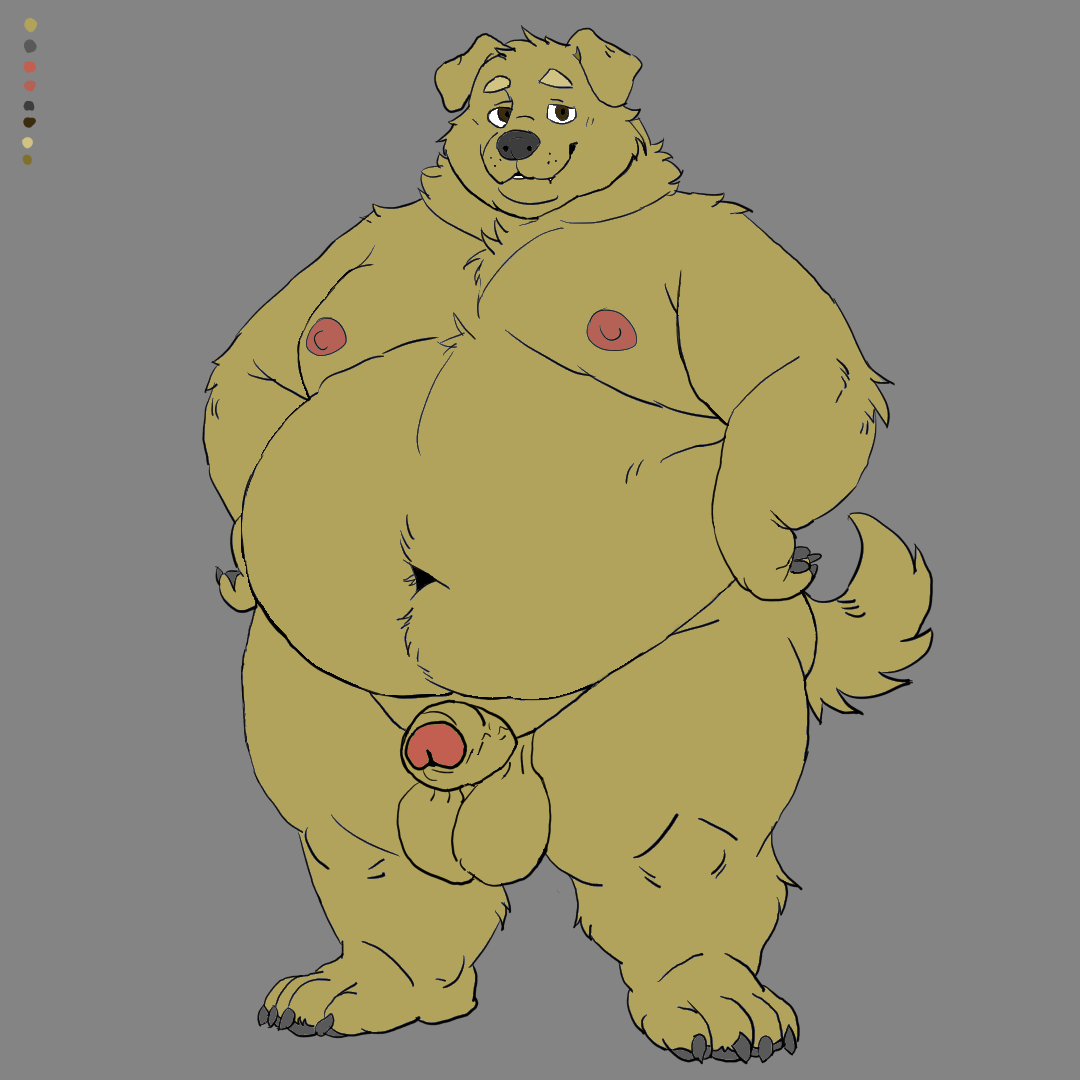
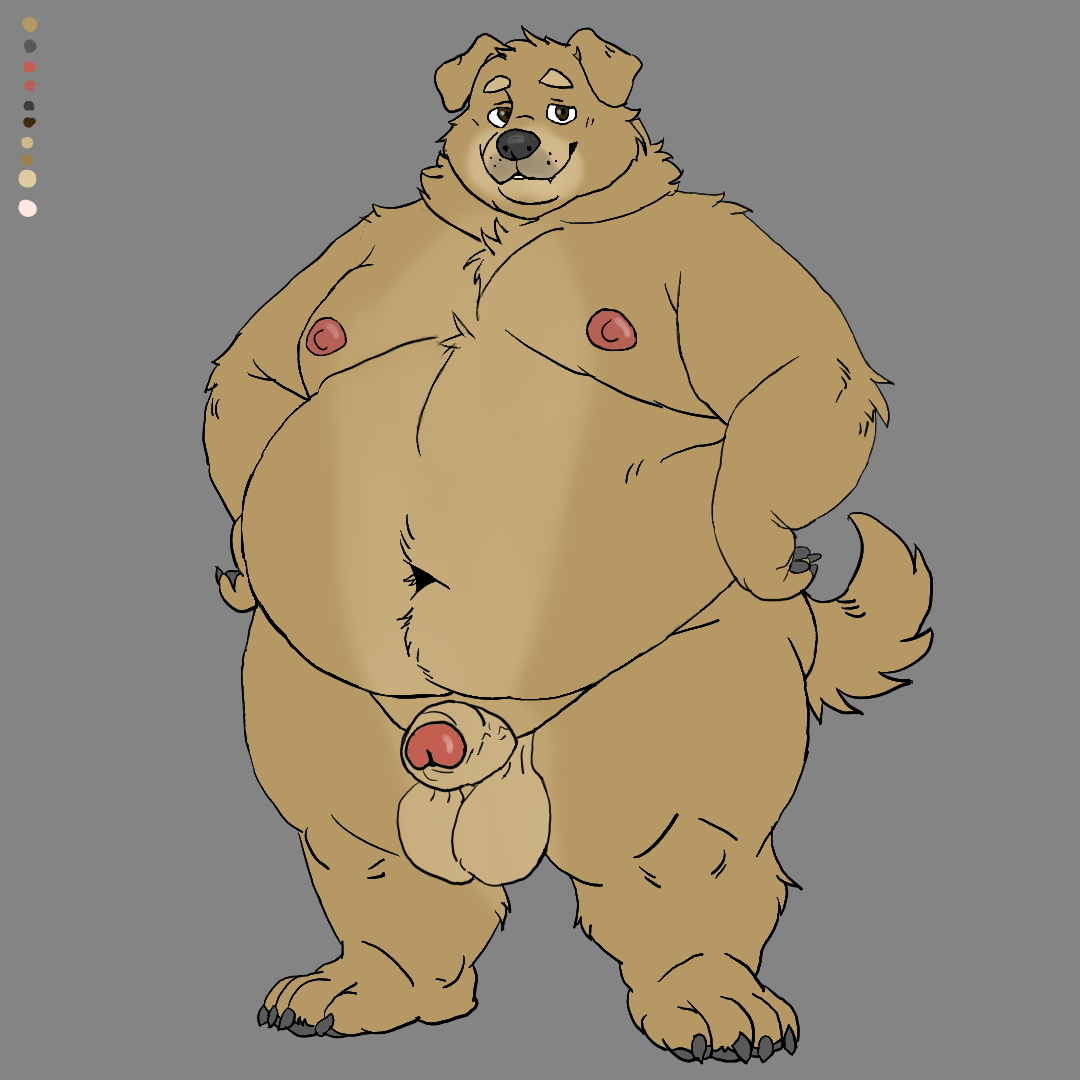
Layered file, before and after one edit (1080 × 1080). Changes by layer:
painted on "Paleta" over [18, 16, 934, 640]
painted on "Cabeça" over [18, 16, 704, 320]
painted on "Braço Direito" over [640, 128, 934, 704]
painted on "Braço Esquerdo" over [202, 192, 448, 704]
painted on "Peitoral" over [202, 64, 832, 768]
painted on "Pinto" over [384, 640, 576, 960]
painted on "Pernas" over [215, 512, 832, 1065]
renamed "Rabo" to "Cauda", painted on it over [18, 16, 934, 1065]
painted on "Plano de fundo" over [18, 16, 934, 1065]
